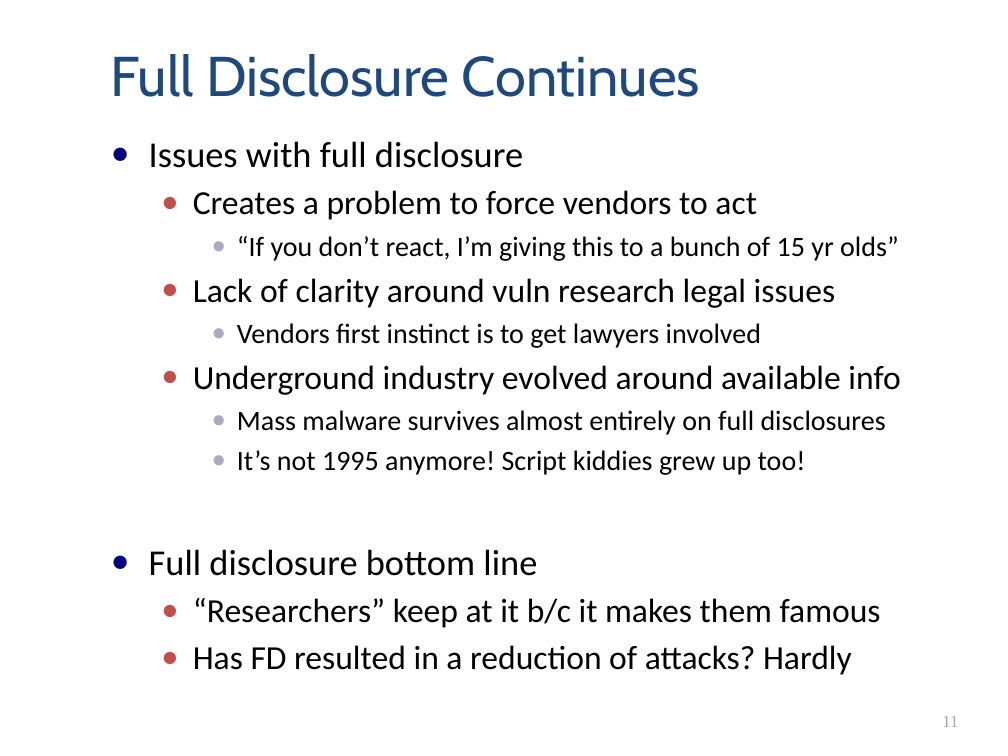
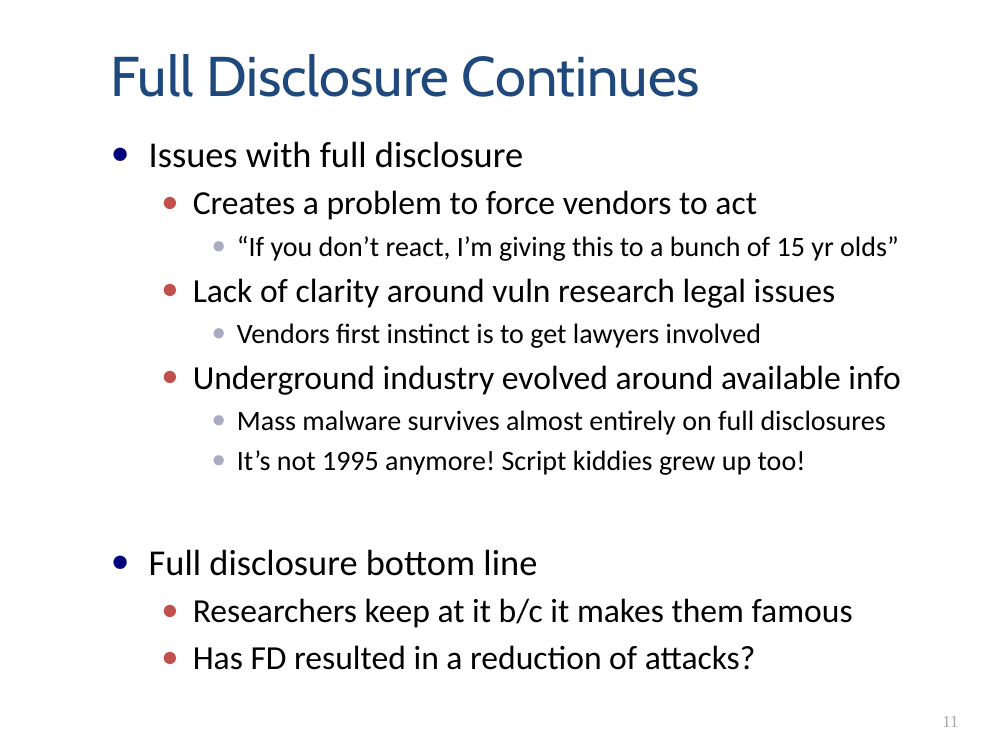
Before and after one commit to kidd0/cs6573, a slide deck: slide 11 of 0_intro_re/vuln_disclosure.pptx. Drawn at 1008x756 pixels with LibreOffice and Linux fonts; fonts in the diff are those of the drawing. Boxes give left, top, right and bottom in pixels: in the first picture for what was removed or moved away, otherwise in the second. Text is boxed around its words. In the diff, an @@ line names an element or a change of style, - is before the commit and + after.

```diff
--- a/0_intro_re/vuln_disclosure.pptx
+++ b/0_intro_re/vuln_disclosure.pptx
@@ text at (193, 598, 853, 670): text changed @@
-  ● “Researchers” keep at it b/c it makes them famous
-  ● Has FD resulted in a reduction of attacks? Hardly
+  ● Researchers keep at it b/c it makes them famous
+  ● Has FD resulted in a reduction of attacks?
```
Also in this commit, not shown: 2 other slides changed.
